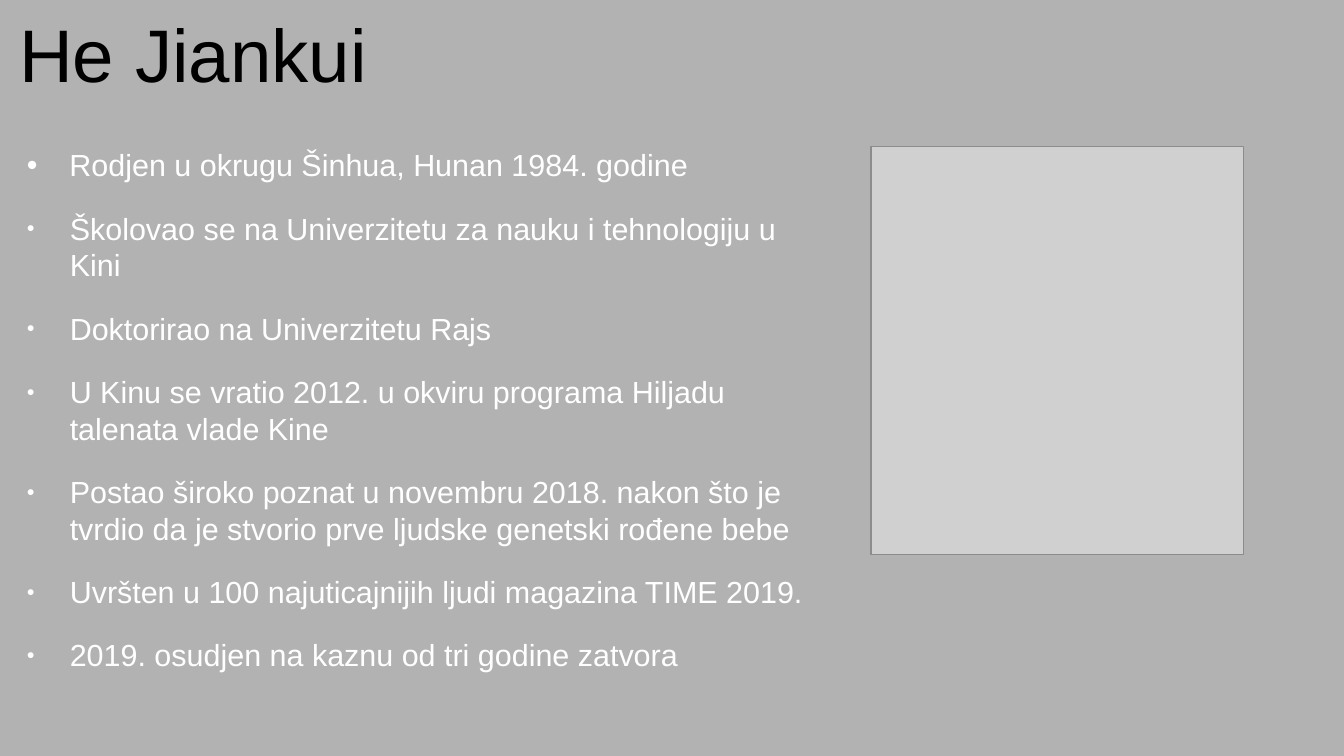
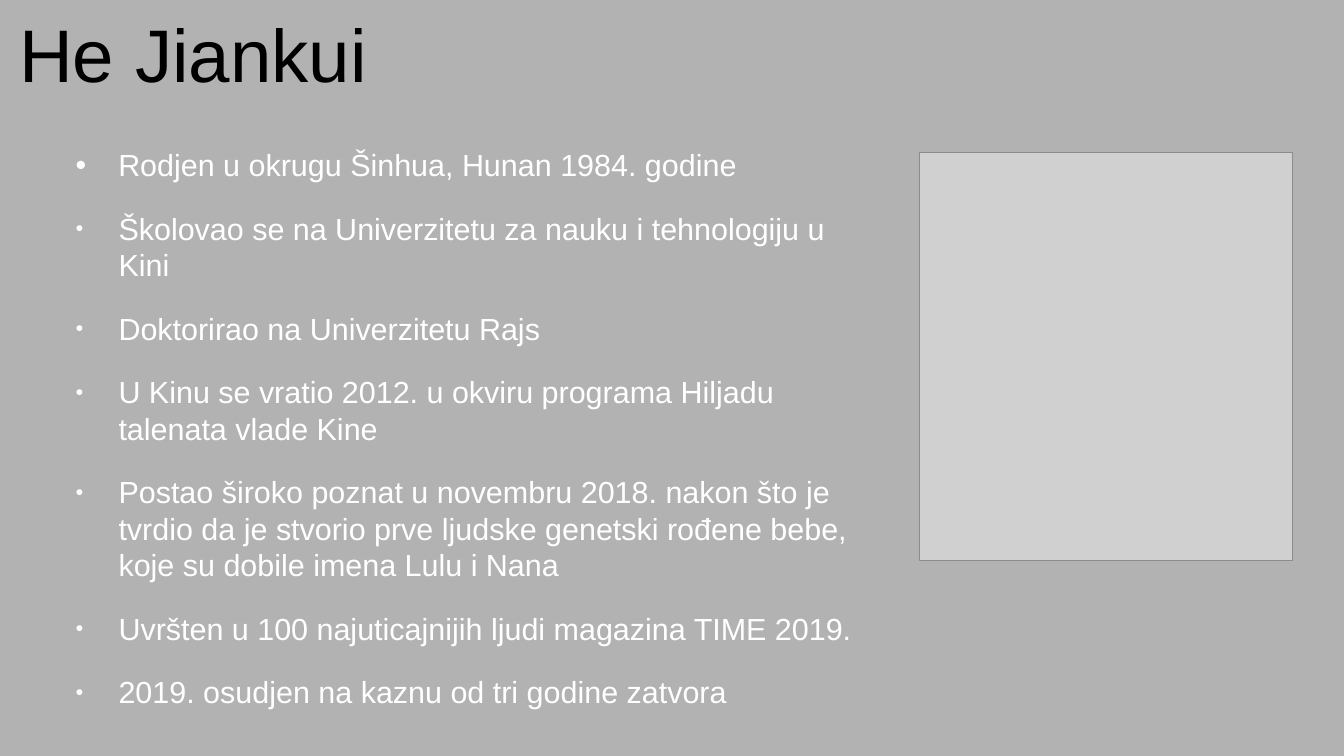
Before and after one commit to NikolaBelak/He-Jiankui-afera, a slide deck: slide 2 of He Jiankui afera.odp. Drawn at 1344x756 pixels with LibreOffice and Linux fonts; fonts in the diff are those of the drawing; grey boxes stand for pictures. Boxes give left, top, right and bottom in pixels: in the first picture for what was removed or moved away, otherwise in the second. Text is boxed around its words. In the diff, an @@ line names an element or a change of style, - is before the commit and + after.

```diff
--- a/He Jiankui afera.odp
+++ b/He Jiankui afera.odp
@@ text "Rodjen u okrugu Šinhua, Hunan ...": place and size @@
-text "Rodjen u okrugu Šinhua, Hunan ..." at [69,152,802,672]
+text "Rodjen u okrugu Šinhua, Hunan ..." at [118,152,851,709]
@@ picture: place and size @@
-picture at [871,146,1244,555]
+picture at [920,152,1293,561]
@@ text at [119,481,846,582]: text changed @@
-● Postao široko poznat u novembru 2018. nakon što je tvrdio da je stvorio prve ljudske genetski rođene bebe
+● Postao široko poznat u novembru 2018. nakon što je tvrdio da je stvorio prve ljudske genetski rođene bebe, koje su dobile imena Lulu i Nana
```
Also in this commit, not shown: 8 other slides changed, 3 slides added, 1 other file.
